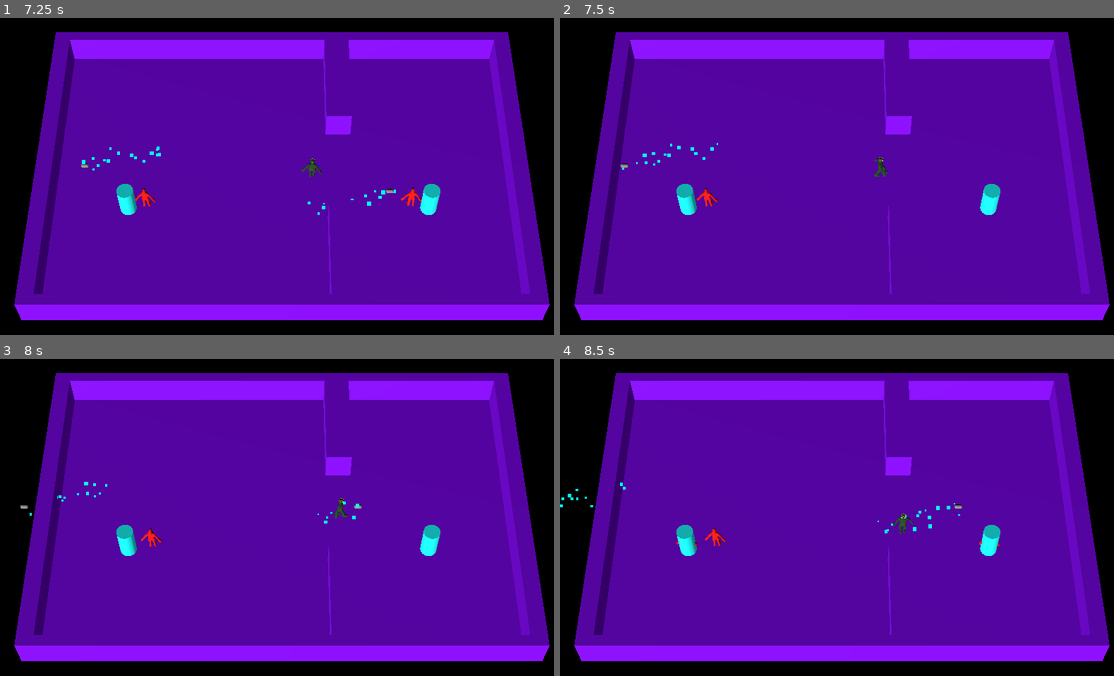
Above: before the commit, frames 1-4 (two rows, left to right).
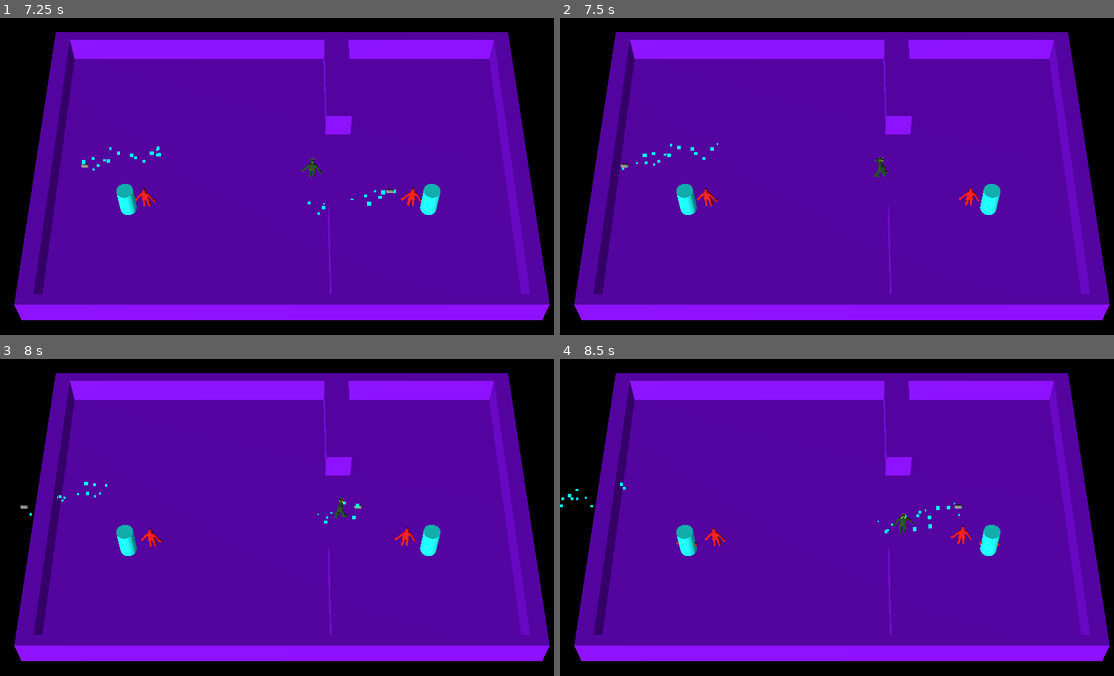
Above: after the commit, the same moments.

Repository: ralabate/30ddl
Game: Godot game, scene res://main.tscn
Same seed, same stepped clock (60 frames per second), same inputs: the game is played once before the commit and once after it.
Inputs:
- Up to frame 1 (7.25 s): tap Enter (ui_accept) at 0.5, 0.77, 1.52, 3.02, 3.77, 4.52, 6.02, 6.77 s; hold Right (ui_right) 0.53-1.28 s; hold Down (ui_down) 1.28-2.03 s; hold Right (ui_right) 2.03-2.78 s; hold Up (ui_up) 2.78-3.53 s; hold Left (ui_left) 3.53-5.03 s; hold Down (ui_down) 5.03-5.78 s; hold Right (ui_right) 5.78-6.53 s; hold Up (ui_up) from 6.53 s (still down)
- Up to frame 2 (7.5 s): release Up (ui_up) at 7.28 s; hold Right (ui_right) from 7.28 s (still down)
- Up to frame 3 (8 s): keep holding Right (ui_right); tap Enter (ui_accept) at 7.52 s
- Up to frame 4 (8.5 s): release Right (ui_right) at 8.03 s; hold Down (ui_down) from 8.03 s (still down)

Frame 1 is identical in both runs. In frame 2, less than 0.1% of the frame differs, in the area x 71-76%, y 53-60%; in frame 3, less than 0.1%; in frame 4, less than 0.1%, in the area x 61-75%, y 49-59%.

Commit message:
hit points for badguys

Diff:
--- a/gauntlet/badguy.gd
+++ b/gauntlet/badguy.gd
@@ -1,9 +1,13 @@
 extends CharacterBody3D
 
+
+@export var MAX_HITPOINTS = 5
+var current_hitpoints = MAX_HITPOINTS
 
 @onready var navigation_agent: NavigationAgent3D = %NavigationAgent3D
 
 var movement_speed: float = 0.5
+
 
 
 func _ready():
@@ -34,8 +38,10 @@
 	move_and_slide()
 
 
-func damage():
-	queue_free()
+func damage(amount):
+	current_hitpoints -= amount
+	if current_hitpoints <= 0:
+		queue_free()
 
 
 func set_movement_target(movement_target: Vector3):
--- a/gauntlet/bullet.gd
+++ b/gauntlet/bullet.gd
@@ -2,6 +2,7 @@
 
 
 @export var SPEED = 5
+@export var DAMAGE = 1
 
 
 func _ready() -> void:
@@ -14,6 +15,6 @@
 
 func _on_body_entered(body: Node3D) -> void:
 	if body.is_in_group("badguys"):
-		body.damage()
+		body.damage(DAMAGE)
 
 	queue_free()
